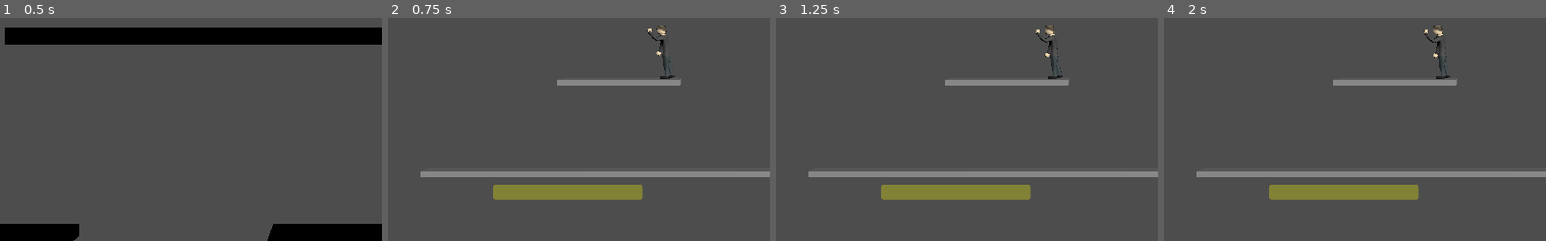
Above: before the commit, frames 1-4 (left to right).
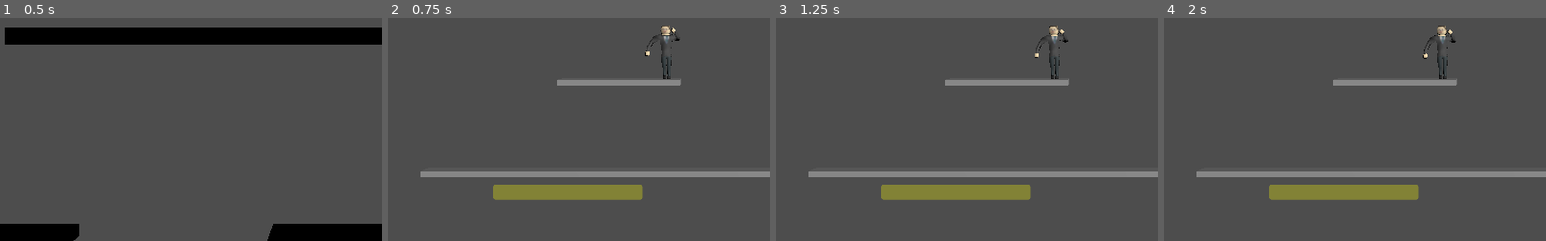
Above: after the commit, the same moments.

Repository: Dethcrvsh/mortal-democracy
Game: Godot game, scene res://scenes/main.tscn
Same seed, same stepped clock (60 frames per second), same inputs: the game is played once before the commit and once after it.
Inputs (mouse positions are % of the whole screen's width and height, from its top left):
- Up to frame 1 (0.5 s): no input
- Up to frame 2 (0.75 s): click "P L A Y" at 0.5 s
- Up to frame 3 (1.25 s): no input
- Up to frame 4 (2 s): tap Enter (start) at 1.25, 1.35 s; move the mouse to (72, 45) at 1.27 s; click (72, 45) at 1.42 s
The pictures show only the part of the screen within x 6-56%, y 46-96%; the shares and areas given below are measured in that part.

Frame 1 is identical in both runs. In frame 2, 0.5% of the frame differs, in the area x 67-77%, y 3-28%; in frame 3, 0.5%; in frame 4, 0.5%.

Commit message:
Fixed the facing of the players

Diff:
--- a/scripts/player.gd
+++ b/scripts/player.gd
@@ -106,8 +106,13 @@
 		"down_" + player
 	)
 
-	if (input_dir.x > 0 and last_move_dir < 0) or (input_dir.x < 0 and last_move_dir > 0):
-		model.rotate_y(PI)
+	if input_dir.x > 0 and last_move_dir < 0:
+		model.rotation = Vector3(0, -PI/2, 0)
+	elif input_dir.x < 0 and last_move_dir > 0:
+		model.rotation = Vector3(0, PI/2, 0)
+		#model.rotation = Vector3(0, 0, 0)
+	elif input_dir.x == 0:
+		model.rotation = Vector3(0, PI, 0)
 
 	if input_dir.x != 0:
 		velocity.x = input_dir.x * SPEED
